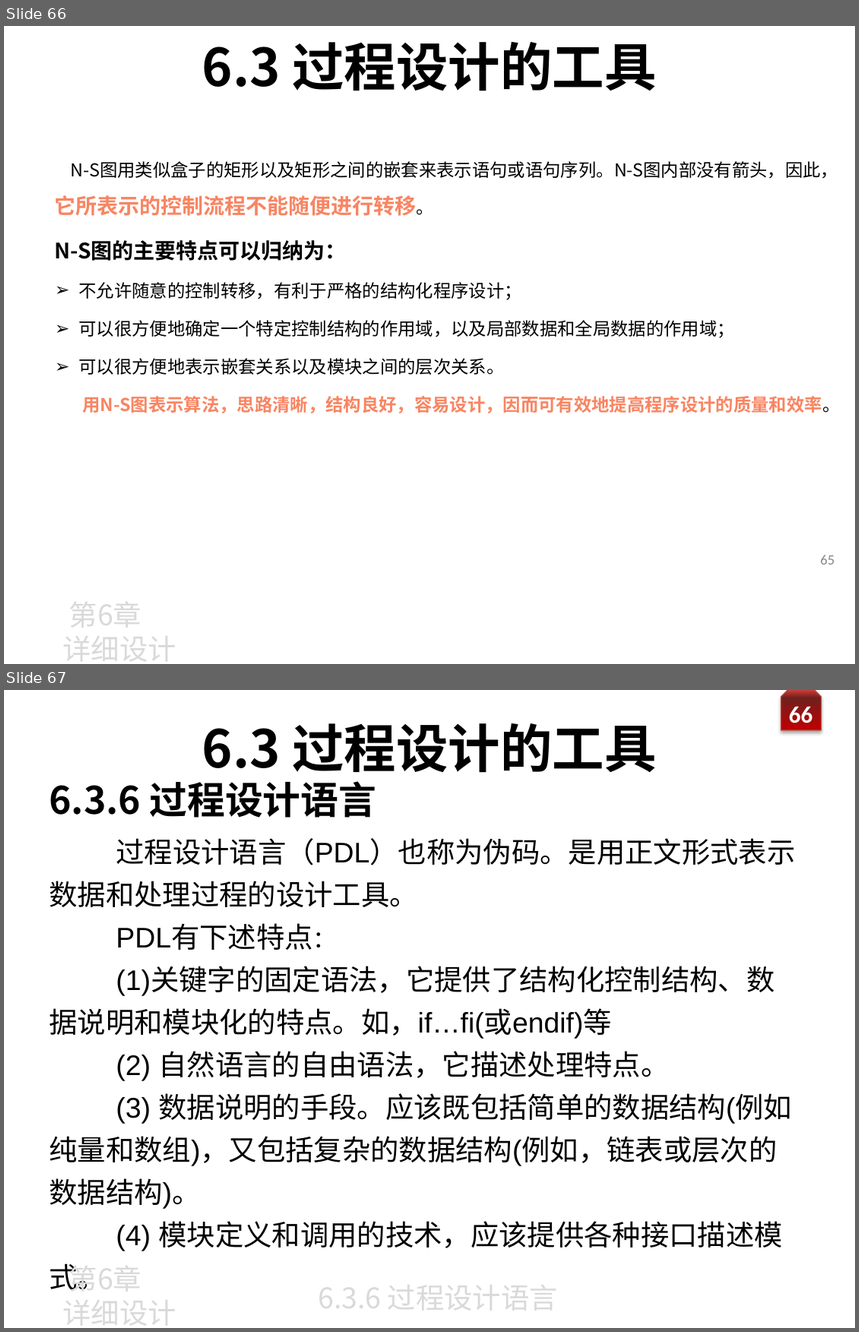
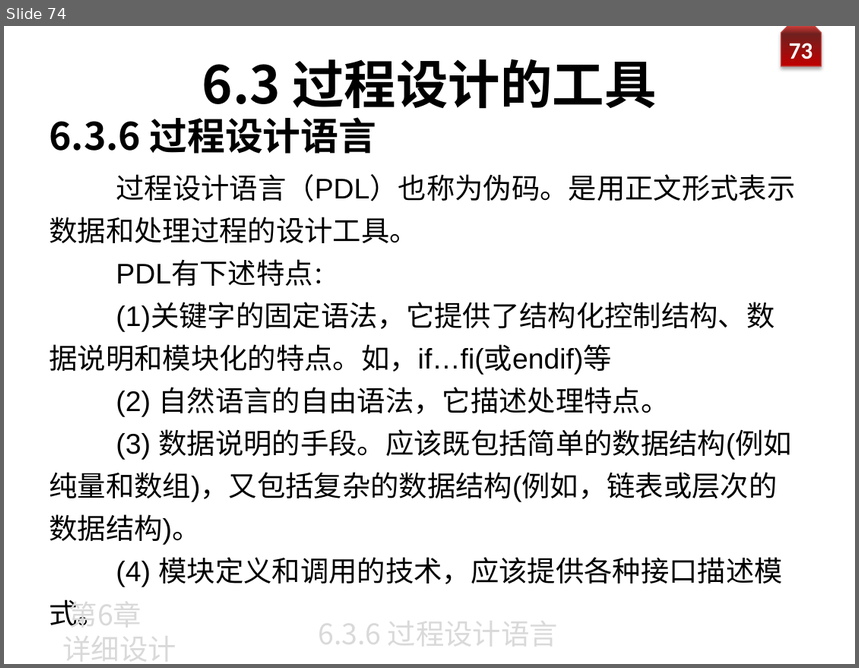
Before and after one commit to zeemeil/zeemeil.github.io, a slide deck: files/2025_1_SE/0331_SE_chapter6.pptx. Shown one above the other, each under a label of ours: slides 66 and 67 before the commit, slide 74 after it. The pictures are 859x1332 and 859x668 pixels, drawn with LibreOffice and Linux fonts; fonts in the diff are those of the drawing; background and template pictures are left out. Boxes give left, top, right and bottom in pixels: in the first picture for what was removed or moved away, otherwise in the second. Text is boxed around its words. In the diff, an @@ line names an element or a change of style, - is before the commit and + after.

```diff
--- a/files/2025_1_SE/0331_SE_chapter6.pptx
+++ b/files/2025_1_SE/0331_SE_chapter6.pptx
@@ slide 66 removed at (4,26,855,664), background picture (left out) @@
@@ text removed at (202,42,656,91) @@
-6.3 过程设计的工具
@@ text removed at (55,161,841,414) @@
-N-S图用类似盒子的矩形以及矩形之间的嵌套来表示语句或语句序列。N-S图内部没有箭头，因此，它所表示的控制流程不能随便进行转移。
-N-S图的主要特点可以归纳为：
-➢ 不允许随意的控制转移，有利于严格的结构化程序设计；
-➢ 可以很方便地确定一个特定控制结构的作用域，以及局部数据和全局数据的作用域；
-➢ 可以很方便地表示嵌套关系以及模块之间的层次关系。
-用N-S图表示算法，思路清晰，结构良好，容易设计，因而可有效地提高程序设计的质量和效率。
@@ page number removed at (820,555,835,565) @@
-65
@@ text removed at (63,593,176,664) @@
-第6章
-详细设计
@@ what was slide 67 is now slide 74 @@
@@ page number at (789,39,813,59): text changed @@
-66
+73
```
Also in this commit, not shown: 6 slides changed, 9 slides added, 4 other files.
